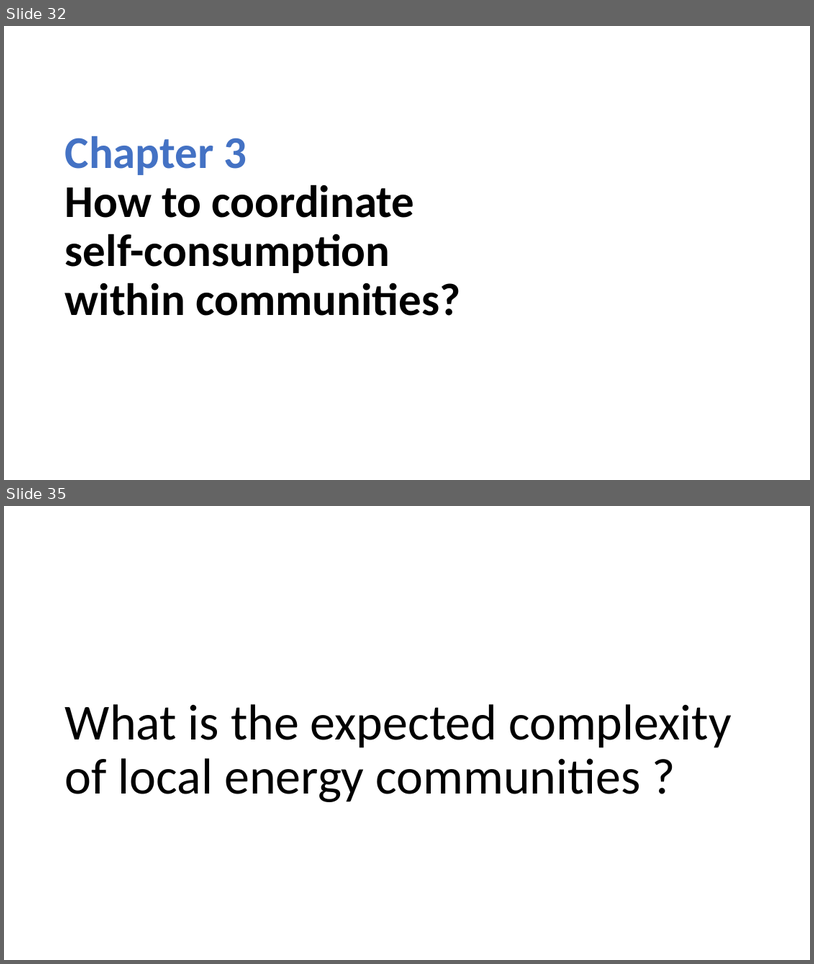
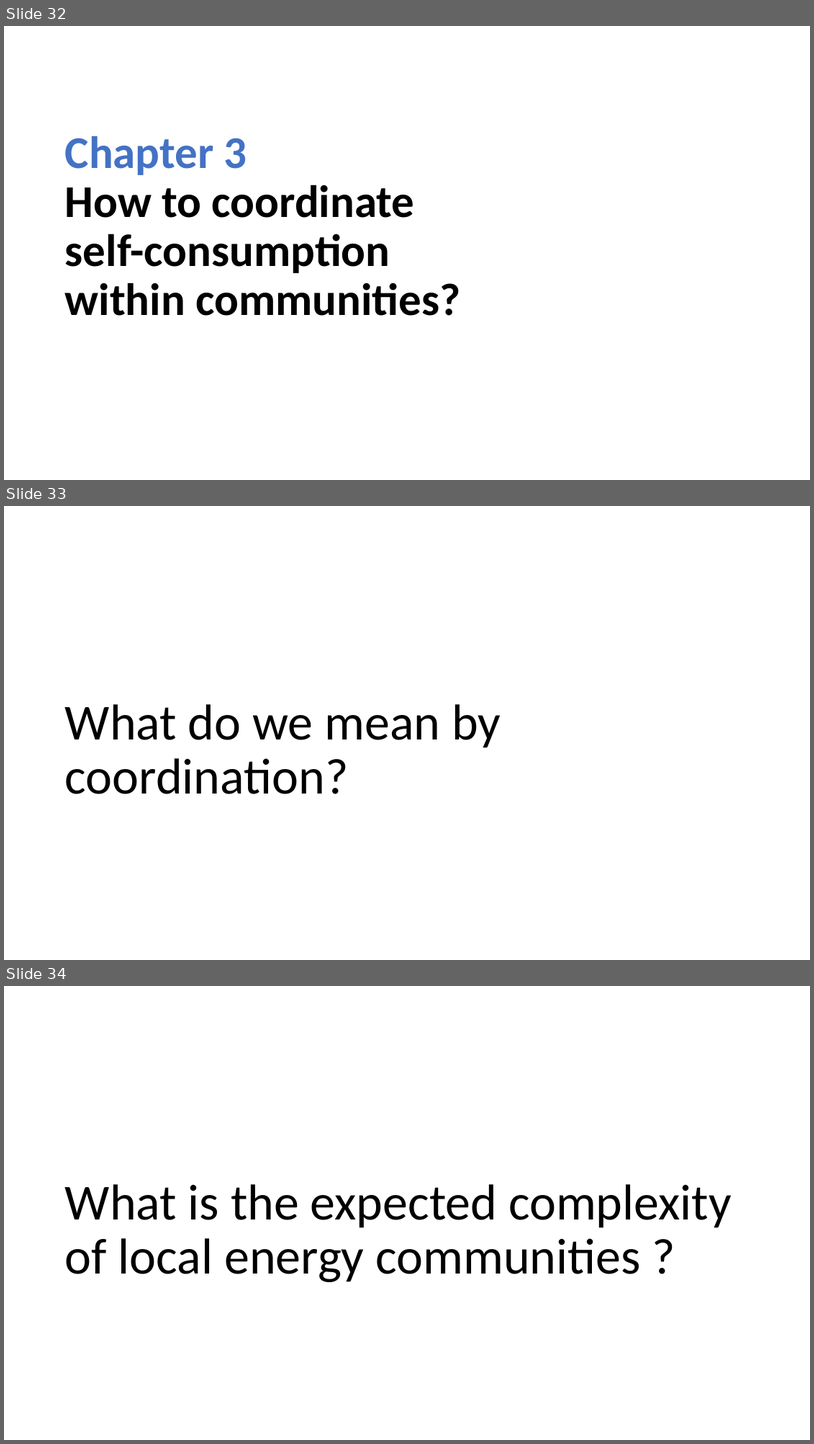
Before and after one commit to Jonathan56/supplementary_thesis, a slide deck: figures.pptx. Shown one above the other, each under a label of ours: slides 32 and 35 before the commit, slides 32, 33 and 34 after it; the slides between them are not shown. The pictures are 814x964 and 814x1444 pixels, drawn with LibreOffice and Linux fonts; fonts in the diff are those of the drawing. Boxes give left, top, right and bottom in pixels: in the first picture for what was removed or moved away, otherwise in the second. Text is boxed around its words. In the diff, an @@ line names an element or a change of style, - is before the commit and + after.

```diff
--- a/figures.pptx
+++ b/figures.pptx
@@ slide 33 added at [4, 506, 810, 960], background #FFFFFF @@
@@ title added at [65, 704, 501, 794], 60 pt, text #000000 @@
+What do we mean by coordination?
@@ what was slide 35 is now slide 34 @@
```
Also in this commit, not shown: 1 slide changed, 4 other slides added, 8 slides removed, 3 other files.
